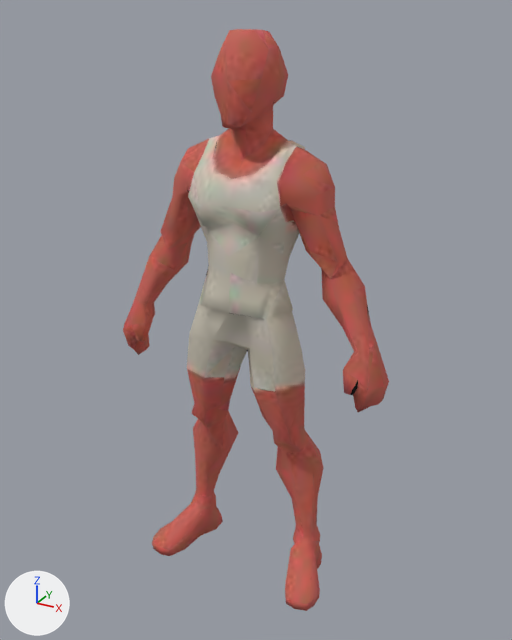
An edit to the glTF model public/universal-human/UniversalHuman_LOD2.glb, drawn before and after from the same camera.
The view is the same before and after, from a camera (50 mm lens) standing at (1.03, -1.8, 1.852) and looking at (0.044, -0.008, 0.956). Lighting does not change. The marker at lower left points along +X, +Y and +Z. The first picture is the older version. Vertices at exactly the same position are counted once.

Names of what the first picture shows: 'UniversalHuman'.
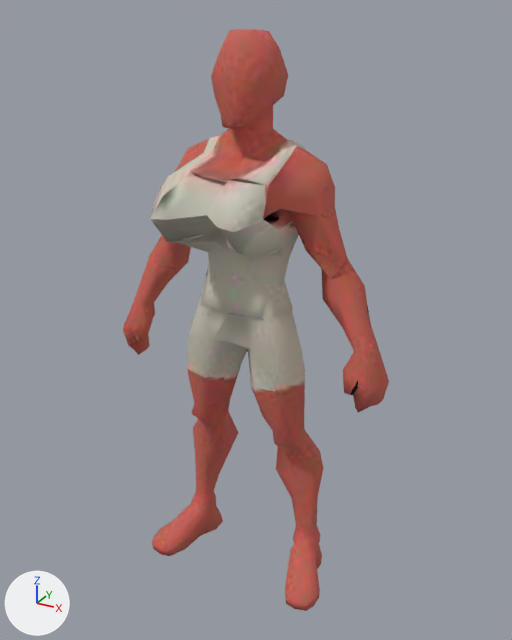
The newer file adds a shape key; the second version is drawn at full value of the shape key 'Breasts' of 'UniversalHuman', and the change is written as the vertex moves it makes.

Changed parts and their boxes (x1, y1, x2, y2) in the pictures (512 x 640 px; the box of a moved part takes in the faces that stretch with it):
part 1 of me_mesh_0_004, moved or reshaped: before (173, 152, 318, 261); after (150, 152, 318, 261)

Diff of the bpy script that builds the scene:
```diff
--- a/public/universal-human/UniversalHuman_LOD2.glb.py
+++ b/public/universal-human/UniversalHuman_LOD2.glb.py
@@ me_mesh_0_004 @@
 # used by ob_universalhuman; location = (0.0, 0.0, 0.0)
-me_mesh_0_004.from_pydata(...)  # 652 vertices, 1293 faces; spans x -0.48..0.48, y -0.17..0.17, z 0.0..1.8
+me_mesh_0_004.from_pydata(...)  # 652 vertices, 1293 faces; spans x -0.48..0.48, y -0.29..0.17, z 0.0..1.8
+# me_mesh_0_004 part 1: 49 of 652 vertices moved; they spanned x -0.17..0.17, y -0.1..-0.01, z 1.24..1.45 and now span x -0.18..0.18, y -0.29..-0.02, z 1.24..1.45; mean shift (0.0, -0.11, 0.0); largest move (-0.1, -0.09, 1.33) -> (-0.13, -0.29, 1.33)
 me_mesh_0_004.materials.append(mat_universalhuman_lod2_mat)
```
